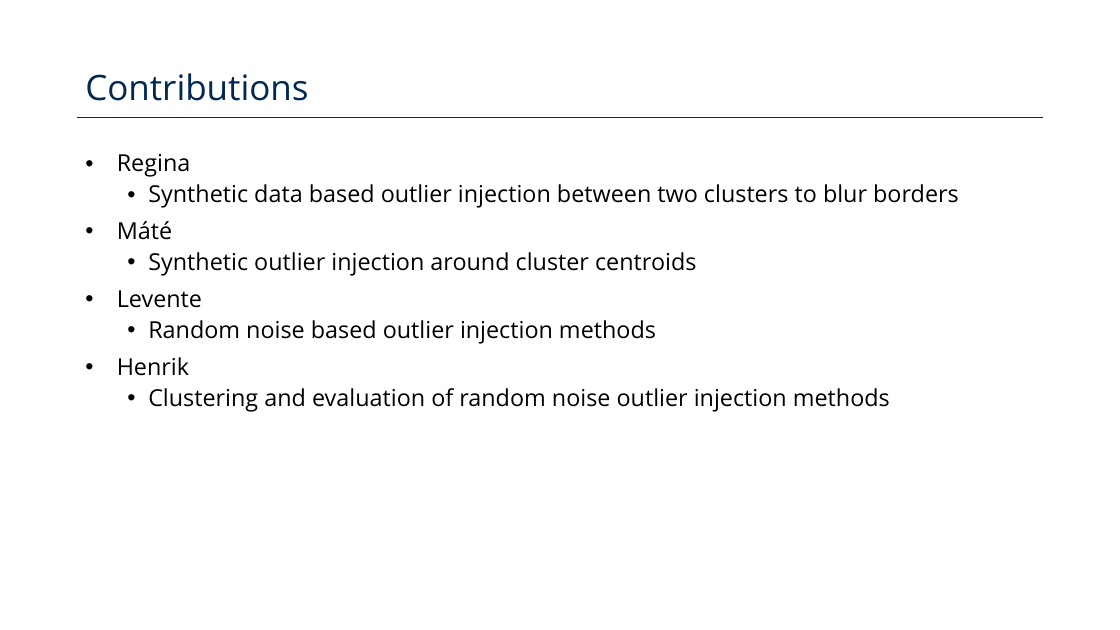
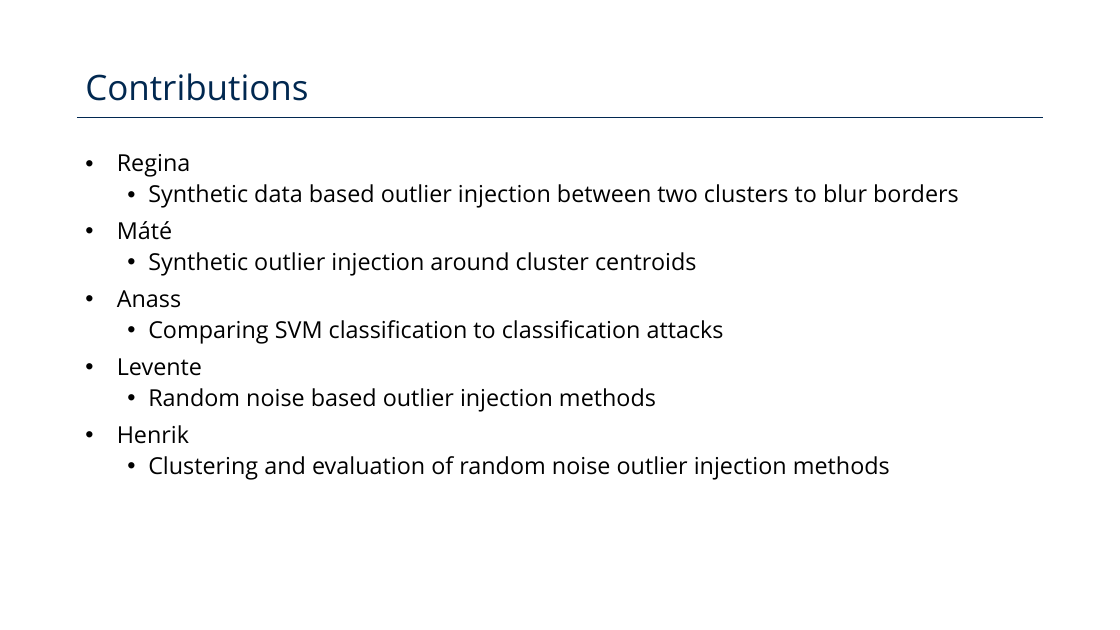
Before and after one commit to Poison-Cluster/poison-cluster, a slide deck: slide 4 of poison_cluster_defense.pptx. Drawn at 1120x630 pixels with LibreOffice and Linux fonts; fonts in the diff are those of the drawing; background and template pictures are left out. Boxes give left, top, right and bottom in pixels: in the first picture for what was removed or moved away, otherwise in the second. Text is boxed around its words. In the diff, an @@ line names an element or a change of style, - is before the commit and + after.

```diff
--- a/poison_cluster_defense.pptx
+++ b/poison_cluster_defense.pptx
@@ text at box(117, 290, 724, 344): paragraphs added @@
+• Anass
+  • Comparing SVM classification to classification attacks
```
Also in this commit, not shown: 2 other slides changed, 2 slides added, 1 other file.
